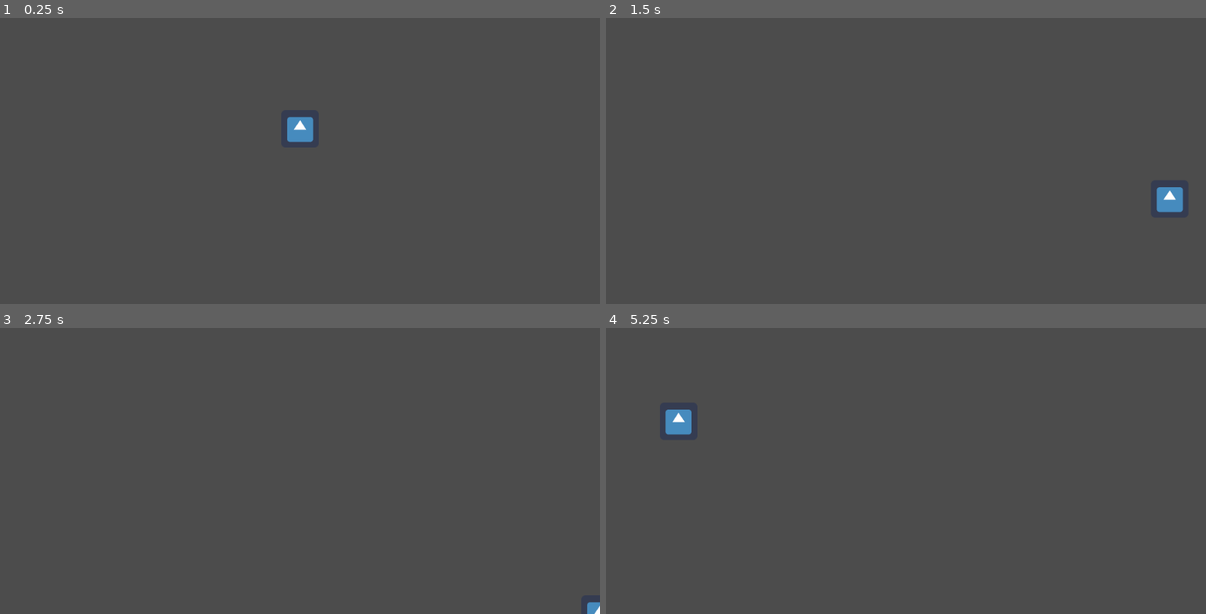
Above: before the commit, frames 1-4 (two rows, left to right).
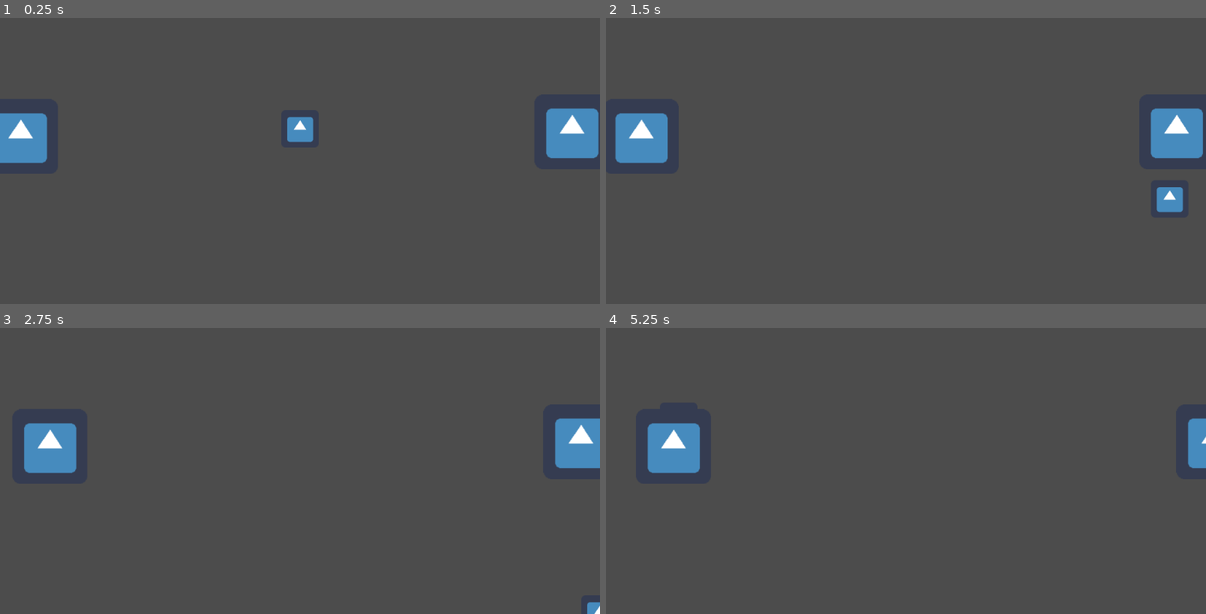
Above: after the commit, the same moments.

Repository: PerHenrikS/LudumDare42
Game: Godot game, scene res://Main.tscn
Two runs of this game, one before a commit and one after it. Both use one fixed random seed, a clock stepped at 60 frames per second and the inputs below. The engine's default icon, where the game draws it, is replaced by a stand-in: a white triangle on a blue panel in a dark square.
Inputs (mouse positions are in pixels of both pictures, inside the frame that each line leads up to):
- Up to frame 1 (0.25 s): no input
- Up to frame 2 (1.5 s): move the mouse to (1038, 112) at 0.52 s; hold Right (ui_right) 0.53-1.28 s; tap Space (ui_select) at 0.77 s; move the mouse to (786, 146) at 1.27 s; hold Down (ui_down) from 1.28 s (still down)
- Up to frame 3 (2.75 s): tap Space (ui_select) at 1.52 s; move the mouse to (360, 362) at 2.02 s; release Down (ui_down) at 2.03 s; hold Right (ui_right) from 2.03 s (still down)
- Up to frame 4 (5.25 s): move the mouse to (876, 508) at 2.77 s; release Right (ui_right) at 2.78 s; hold Up (ui_up) 2.78-3.53 s; tap Space (ui_select) at 3.02, 3.77, 4.52 s; move the mouse to (1086, 491) at 3.52 s; hold Left (ui_left) 3.53-5.03 s; move the mouse to (726, 385) at 4.27 s; move the mouse to (936, 439) at 5.02 s; hold Down (ui_down) from 5.03 s (still down)

The runs differ from the first frame. In frame 1, 2.9% of the frame differs, in the area x 0-100%, y 31-51%; in frame 2, 3.1%, in the area x 1-100%, y 31-51%; in frame 3, 2.8%; in frame 4, 2.1%.

Commit message:
Wall collision

Diff:
--- a/Main.tscn
+++ b/Main.tscn
@@ -1,7 +1,23 @@
-[gd_scene load_steps=2 format=2]
+[gd_scene load_steps=3 format=2]
 
-[ext_resource path="res://GameScene.tscn" type="PackedScene" id=1]
+[ext_resource path="res://Player.tscn" type="PackedScene" id=1]
+[ext_resource path="res://Wall.tscn" type="PackedScene" id=2]
 
-[node name="Node2D" type="Node2D"]
+[node name="Node2D" type="Node2D" index="0"]
 
 [node name="Player" parent="." index="0" instance=ExtResource( 1 )]
+
+position = Vector2( 507.11, 295.631 )
+
+[node name="RightWall" parent="." index="1" instance=ExtResource( 2 )]
+
+position = Vector2( 978.829, 305.258 )
+collision_layer = 3
+direction = -1
+
+[node name="LeftWall" parent="." index="2" instance=ExtResource( 2 )]
+
+position = Vector2( 30.2241, 313.496 )
+collision_layer = 3
+movement_speed = 20
+direction = 1
--- a/GameScene.gd
+++ b/Player.gd
@@ -1,4 +1,6 @@
 extends Area2D
+
+signal hit
 
 #Export allows to be edited in Inspector
 export (int) var speed #Player movement speed
@@ -9,14 +11,10 @@
 var dir = 1
 
 func _ready():
-	# Called when the node is added to the scene for the first time.
-	# Initialization here
 	screensize = get_viewport_rect().size
 	self.position = Vector2(screensize.x/2, screensize.y/2)
 
 func _process(delta):
-	# Called every frame. Delta is time since last frame.
-	# Update game logic here.
 	var velocity = Vector2() #Players movement vector
 	if Input.is_action_pressed("ui_right"):
 		velocity.x += 1
@@ -55,3 +53,9 @@
 		$AnimatedSprite.animation = "Right"
 		$AnimatedSprite.flip_v = false
 		$AnimatedSprite.flip_h = velocity.x < 0
+
+
+
+func _on_Player_body_entered(body):
+	if body.collision_layer == 3:
+		print("You lost")
--- a/GameScene.tscn
+++ b/Player.tscn
@@ -1,6 +1,6 @@
 [gd_scene load_steps=5 format=2]
 
-[ext_resource path="res://GameScene.gd" type="Script" id=1]
+[ext_resource path="res://Player.gd" type="Script" id=1]
 [ext_resource path="res://assets/icon.png" type="Texture" id=2]
 
 [sub_resource type="SpriteFrames" id=1]
@@ -27,7 +27,7 @@
 custom_solver_bias = 0.0
 extents = Vector2( 32.0456, 32.1692 )
 
-[node name="Player" type="Area2D" index="0"]
+[node name="Player" type="Area2D"]
 
 position = Vector2( 1.10213, 11.9604 )
 input_pickable = true
@@ -56,3 +56,5 @@
 position = Vector2( 45, -2 )
 scale = Vector2( 1.06949, 1 )
 _sections_unfolded = [ "Transform" ]
+
+[connection signal="body_entered" from="." to="." method="_on_Player_body_entered"]
--- a/Projectile.gd
+++ b/Projectile.gd
@@ -9,7 +9,9 @@
 func _physics_process(delta):
 	var collision = move_and_collide(velocity * delta)
 	if collision:
-		print("COLLIDED")
+		if collision.collider.has_method("hit"):
+			collision.collider.hit()
+			queue_free()
 
 func _on_VisibilityNotifier2D_screen_exited():
 	queue_free()
--- /dev/null
+++ b/Wall.gd
@@ -0,0 +1,15 @@
+extends KinematicBody2D
+
+export var pushback = 10
+export var movement_speed = 10
+export var direction = 0
+var velocity = Vector2()
+
+func _ready():
+	velocity = Vector2(direction * movement_speed, 0)
+
+func _physics_process(delta):
+	var collision = move_and_collide(velocity * delta)
+
+func hit():
+	move_local_x(-direction * pushback)
--- /dev/null
+++ b/Wall.tscn
@@ -0,0 +1,30 @@
+[gd_scene load_steps=4 format=2]
+
+[ext_resource path="res://Wall.gd" type="Script" id=1]
+[ext_resource path="res://assets/icon.png" type="Texture" id=2]
+
+[sub_resource type="RectangleShape2D" id=1]
+
+custom_solver_bias = 0.0
+extents = Vector2( 64.1989, 351.676 )
+
+[node name="KinematicBody2D" type="KinematicBody2D"]
+
+position = Vector2( 530.419, 285.25 )
+input_pickable = false
+collision_layer = 1
+collision_mask = 1
+collision/safe_margin = 0.08
+script = ExtResource( 1 )
+_sections_unfolded = [ "Collision", "collision" ]
+pushback = 10
+movement_speed = 10
+direction = 0
+
+[node name="Sprite" type="Sprite" parent="." index="0"]
+
+texture = ExtResource( 2 )
+
+[node name="CollisionShape2D" type="CollisionShape2D" parent="." index="1"]
+
+shape = SubResource( 1 )
